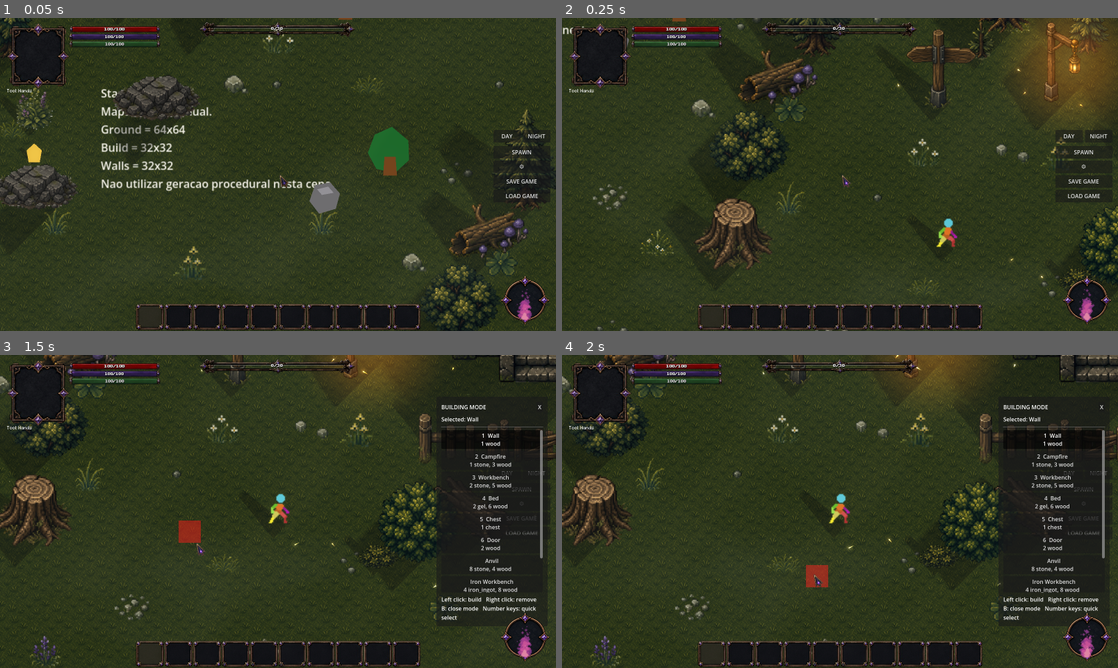
Above: before the commit, frames 1-4 (two rows, left to right).
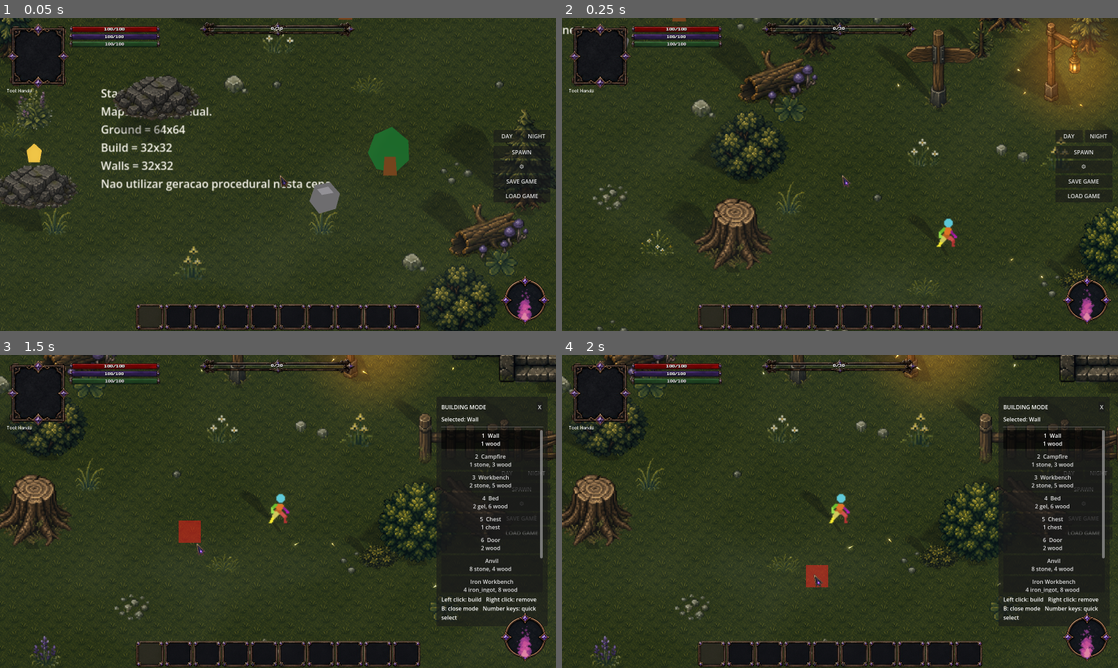
Above: after the commit, the same moments.

Repository: ramonsamagaio/Oathwake-Main
Game: Godot game, scene res://scenes/game/Game.tscn
Same seed, same stepped clock (60 frames per second), same inputs: the game is played once before the commit and once after it. This scene is started directly instead of the project's main scene.
Inputs (mouse positions are in pixels of both pictures, inside the frame that each line leads up to):
- Up to frame 1 (0.05 s): no input
- Up to frame 2 (0.25 s): no input
- Up to frame 3 (1.5 s): tap Enter at 0.5 s; move the mouse to (400, 495) at 0.52 s; hold D 0.53-1.25 s; tap B at 0.6 s; click (400, 495) at 0.67 s; tap Space at 0.77 s; drag from (166, 527) to (250, 574) at 1.27 s
- Up to frame 4 (2 s): no input

The runs differ from the first frame. In frame 1, 0.5% of the frame differs, in the area x 0-99%, y 0-100%; in frame 2, 0.4%; in frame 3, 0.2%; in frame 4, 0.2%.

Commit message:
Pin profile root edge to sprite base axis

Diff:
--- a/scripts/effects/ProfiledProjectedShadow.gd
+++ b/scripts/effects/ProfiledProjectedShadow.gd
@@ -159,19 +159,37 @@
 	var direction := _projection_direction.normalized()
 	if direction.length_squared() <= 0.0001:
 		direction = Vector2.UP
-	var side_axis := direction.rotated(PI * 0.5).normalized()
-
-	# The root is the hinge. It never follows the light direction and never gets
-	# offset by seam-hiding overlap. Only the tip rotates around this ground point.
+	var tip_axis := direction.rotated(PI * 0.5).normalized()
+
+	# The source X basis is the sprite's real ground/base axis expressed in the
+	# caster's coordinate space. Unlike the far edge, this axis must never rotate
+	# with the sun. This is what turns the card into an anchored skewed projection.
+	var root_axis := relative_transform.x.normalized()
+	if not root_axis.is_finite() or root_axis.length_squared() <= 0.0001:
+		root_axis = Vector2.RIGHT
+
+	# Keep the visible contact neck narrow enough to remain underneath the feet,
+	# trunk or prop base. The profile can widen immediately after leaving the root.
+	var authored_root_ratio := clampf(float(profile.get("root_width_ratio", 0.80)), 0.05, 1.0)
+	var contact_span_ratio := clampf(
+		float(profile.get("contact_span_ratio", minf(authored_root_ratio * 0.28, 0.32))),
+		0.04,
+		0.65
+	)
+	var contact_half_width := maxf(width * contact_span_ratio * 0.5, 1.0)
+
+	# The center and orientation of the contact edge are immutable. Only the far
+	# edge follows the solar direction, so the shadow stretches/shears from the
+	# exact base instead of rotating as one rigid plate around the character.
 	var root_center := contact
 	var tip_center := root_center + direction * length
-	var half_width := width * 0.5
+	var tip_half_width := width * 0.5
 
 	polygon = PackedVector2Array([
-		tip_center - side_axis * half_width,
-		tip_center + side_axis * half_width,
-		root_center + side_axis * half_width,
-		root_center - side_axis * half_width,
+		tip_center - tip_axis * tip_half_width,
+		tip_center + tip_axis * tip_half_width,
+		root_center + root_axis * contact_half_width,
+		root_center - root_axis * contact_half_width,
 	])
 	# Polygon2D UVs are texture-pixel coordinates, not normalized 0..1 values.
 	var mask_size := mask_texture.get_size()
@@ -183,7 +201,7 @@
 	])
 	texture = mask_texture
 	_visible_frame_size = visual_size
-	_publish_projection_metadata(contact, root_center, side_axis, visual_size)
+	_publish_projection_metadata(contact, root_center, tip_axis, visual_size)
 	set_meta("shadow_projection_mode", PROJECTION_MODE)
 	set_meta("shadow_projection_profiled", true)
 	set_meta("shadow_profile_id", str(profile.get("id", ShadowProfiles.DEFAULT_PROFILE_ID)))
@@ -194,6 +212,11 @@
 	set_meta("shadow_profile_root_overlap", 0.0)
 	set_meta("shadow_profile_contact_pinned", true)
 	set_meta("shadow_profile_root_matches_contact", root_center.distance_to(contact) <= 0.001)
+	set_meta("shadow_profile_root_axis", root_axis)
+	set_meta("shadow_profile_tip_axis", tip_axis)
+	set_meta("shadow_profile_contact_span_ratio", contact_span_ratio)
+	set_meta("shadow_profile_contact_half_width", contact_half_width)
+	set_meta("shadow_profile_skewed_from_fixed_base", true)
 	set_meta("shadow_profile_ignores_frame_silhouette", true)
 	set_meta("shadow_profile_uv_pixel_space", true)
 	set_meta("shadow_profile_mask_size", mask_size)
